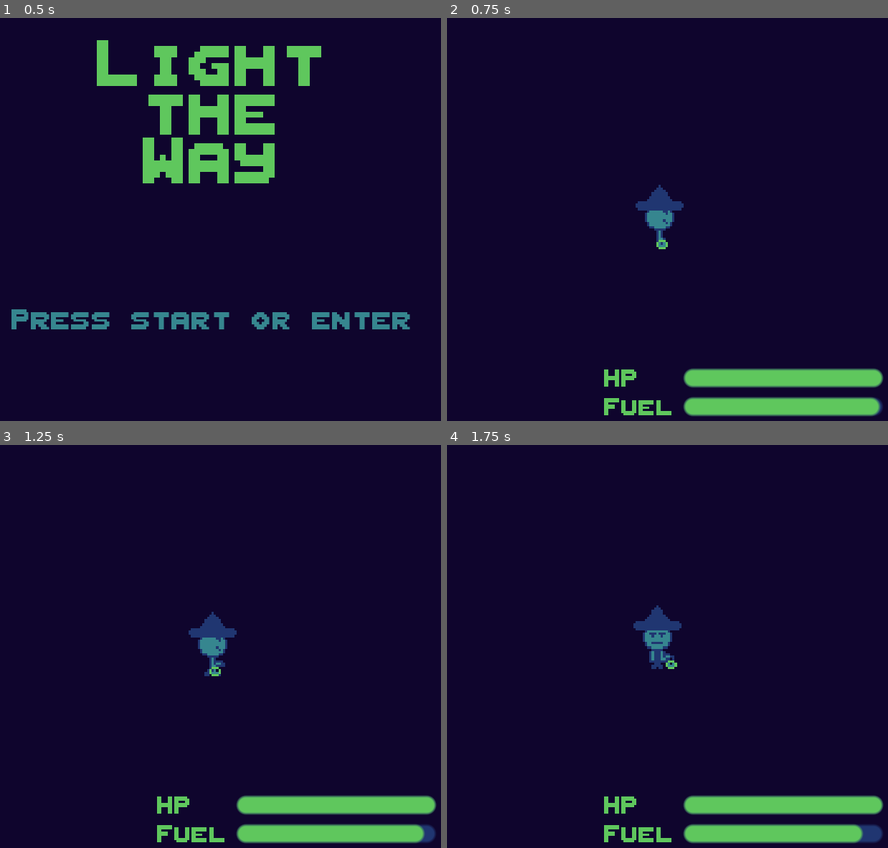
Above: before the commit, frames 1-4 (two rows, left to right).
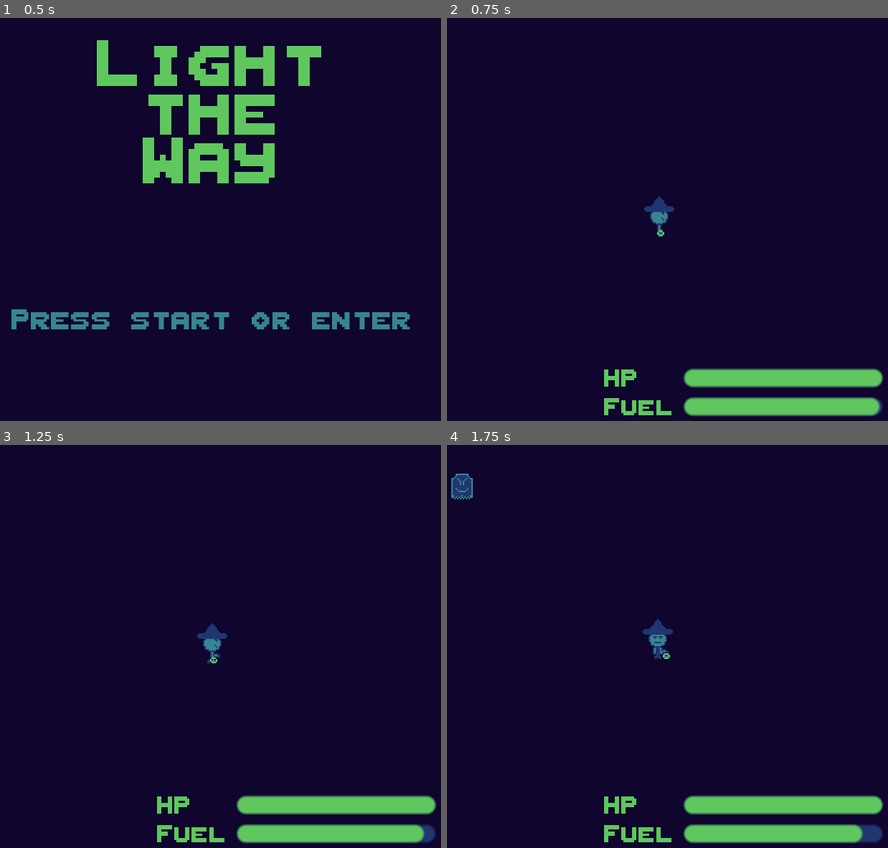
Above: after the commit, the same moments.

Repository: jacobrreed/light-the-way
Game: Godot game, scene res://Scenes/start_menu.tscn
The game is run twice, just before and just after one commit, with the same random seed, the same clock (stepped at 60 frames per second) and the same inputs.
Inputs:
- Up to frame 1 (0.5 s): no input
- Up to frame 2 (0.75 s): tap Enter (ui_accept) at 0.5 s; hold Right (ui_right) from 0.53 s (still down)
- Up to frame 3 (1.25 s): keep holding Right (ui_right); tap Enter (ui_accept) at 0.77 s
- Up to frame 4 (1.75 s): release Right (ui_right) at 1.28 s; hold Down (ui_down) from 1.28 s (still down); tap Enter (ui_accept) at 1.52 s

Frame 1 is identical in both runs. In frame 2, 0.5% of the frame differs, in the area x 42-54%, y 41-58%; in frame 3, 0.6%; in frame 4, 1.0%, in the area x 0-54%, y 7-56%.

Commit message:
Ghosts
Added ghost scene, ghost chases player when player moves, when ghost touches player health is subtracted and ghost dies

Diff:
--- /dev/null
+++ b/Scenes/ghost.tscn
@@ -0,0 +1,122 @@
+[gd_scene load_steps=15 format=3 uid="uid://dbk61jqxr4jg7"]
+
+[ext_resource type="Texture2D" uid="uid://llrsj1nw3k0o" path="res://Assets/Enemies/ghost.png" id="1_3fkga"]
+[ext_resource type="Script" path="res://Scripts/Enemies/ghost.gd" id="1_60oie"]
+[ext_resource type="Texture2D" uid="uid://dt65sbvs00gsc" path="res://Assets/Enemies/ghost_sleep.png" id="2_baywo"]
+
+[sub_resource type="RectangleShape2D" id="RectangleShape2D_fx48s"]
+size = Vector2(15, 18)
+
+[sub_resource type="Animation" id="Animation_1ud0b"]
+length = 0.001
+tracks/0/type = "value"
+tracks/0/imported = false
+tracks/0/enabled = true
+tracks/0/path = NodePath("Walk:frame_coords")
+tracks/0/interp = 1
+tracks/0/loop_wrap = true
+tracks/0/keys = {
+"times": PackedFloat32Array(0),
+"transitions": PackedFloat32Array(1),
+"update": 1,
+"values": [Vector2i(0, 0)]
+}
+tracks/1/type = "value"
+tracks/1/imported = false
+tracks/1/enabled = true
+tracks/1/path = NodePath("Idle:frame_coords")
+tracks/1/interp = 1
+tracks/1/loop_wrap = true
+tracks/1/keys = {
+"times": PackedFloat32Array(0),
+"transitions": PackedFloat32Array(1),
+"update": 1,
+"values": [Vector2i(0, 0)]
+}
+
+[sub_resource type="Animation" id="Animation_vdwcr"]
+resource_name = "ghost_move"
+length = 2.0
+loop_mode = 1
+tracks/0/type = "value"
+tracks/0/imported = false
+tracks/0/enabled = true
+tracks/0/path = NodePath("Walk:frame_coords")
+tracks/0/interp = 1
+tracks/0/loop_wrap = true
+tracks/0/keys = {
+"times": PackedFloat32Array(0, 0.5, 1, 1.5),
+"transitions": PackedFloat32Array(1, 1, 1, 1),
+"update": 1,
+"values": [Vector2i(1, 1), Vector2i(0, 1), Vector2i(1, 0), Vector2i(0, 0)]
+}
+
+[sub_resource type="Animation" id="Animation_e5375"]
+resource_name = "ghost_sleep"
+length = 2.0
+loop_mode = 1
+tracks/0/type = "value"
+tracks/0/imported = false
+tracks/0/enabled = true
+tracks/0/path = NodePath("Idle:frame_coords")
+tracks/0/interp = 1
+tracks/0/loop_wrap = true
+tracks/0/keys = {
+"times": PackedFloat32Array(0, 0.5, 1, 1.5),
+"transitions": PackedFloat32Array(1, 1, 1, 1),
+"update": 1,
+"values": [Vector2i(1, 1), Vector2i(0, 1), Vector2i(1, 0), Vector2i(0, 0)]
+}
+
+[sub_resource type="AnimationLibrary" id="AnimationLibrary_j6lgt"]
+_data = {
+"RESET": SubResource("Animation_1ud0b"),
+"ghost_move": SubResource("Animation_vdwcr"),
+"ghost_sleep": SubResource("Animation_e5375")
+}
+
+[sub_resource type="AnimationNodeAnimation" id="AnimationNodeAnimation_ogfpi"]
+animation = &"ghost_sleep"
+
+[sub_resource type="AnimationNodeAnimation" id="AnimationNodeAnimation_go4l6"]
+animation = &"ghost_move"
+
+[sub_resource type="AnimationNodeStateMachineTransition" id="AnimationNodeStateMachineTransition_e5hi8"]
+advance_mode = 2
+
+[sub_resource type="AnimationNodeStateMachineTransition" id="AnimationNodeStateMachineTransition_2omhs"]
+
+[sub_resource type="AnimationNodeStateMachineTransition" id="AnimationNodeStateMachineTransition_0x5kj"]
+
+[sub_resource type="AnimationNodeStateMachine" id="AnimationNodeStateMachine_pse0x"]
+states/Idle/node = SubResource("AnimationNodeAnimation_ogfpi")
+states/Idle/position = Vector2(437, 100)
+states/Walk/node = SubResource("AnimationNodeAnimation_go4l6")
+states/Walk/position = Vector2(437, 190)
+transitions = ["Start", "Idle", SubResource("AnimationNodeStateMachineTransition_e5hi8"), "Idle", "Walk", SubResource("AnimationNodeStateMachineTransition_2omhs"), "Walk", "Idle", SubResource("AnimationNodeStateMachineTransition_0x5kj")]
+
+[node name="Ghost" type="CharacterBody2D"]
+script = ExtResource("1_60oie")
+
+[node name="Walk" type="Sprite2D" parent="."]
+texture = ExtResource("1_3fkga")
+hframes = 2
+vframes = 2
+
+[node name="Idle" type="Sprite2D" parent="."]
+texture = ExtResource("2_baywo")
+hframes = 2
+vframes = 2
+
+[node name="CollisionShape2D" type="CollisionShape2D" parent="."]
+position = Vector2(-0.5, -2)
+shape = SubResource("RectangleShape2D_fx48s")
+
+[node name="AnimationPlayer" type="AnimationPlayer" parent="."]
+libraries = {
+"": SubResource("AnimationLibrary_j6lgt")
+}
+
+[node name="AnimationTree" type="AnimationTree" parent="."]
+tree_root = SubResource("AnimationNodeStateMachine_pse0x")
+anim_player = NodePath("../AnimationPlayer")
--- a/Scenes/level1.tscn
+++ b/Scenes/level1.tscn
@@ -1,538 +1,8 @@
-[gd_scene load_steps=6 format=3 uid="uid://tsyjdendm2t"]
+[gd_scene load_steps=4 format=3 uid="uid://tsyjdendm2t"]
 
 [ext_resource type="PackedScene" uid="uid://ic2ymai3qi8e" path="res://Scenes/player.tscn" id="1_l2ikr"]
 [ext_resource type="AudioStream" uid="uid://lpdoh1a2tycl" path="res://Audio/Default.wav" id="2_paemw"]
-[ext_resource type="Texture2D" uid="uid://bro4ji4q81jqi" path="res://Assets/Environment/pathway.png" id="3_u6xto"]
-
-[sub_resource type="TileSetAtlasSource" id="TileSetAtlasSource_ernci"]
-texture = ExtResource("3_u6xto")
-0:0/0 = 0
-1:0/0 = 0
-5:0/0 = 0
-6:0/0 = 0
-7:0/0 = 0
-8:0/0 = 0
-9:0/0 = 0
-10:0/0 = 0
-11:0/0 = 0
-12:0/0 = 0
-13:0/0 = 0
-14:0/0 = 0
-18:0/0 = 0
-19:0/0 = 0
-0:1/0 = 0
-1:1/0 = 0
-2:1/0 = 0
-5:1/0 = 0
-6:1/0 = 0
-7:1/0 = 0
-8:1/0 = 0
-9:1/0 = 0
-10:1/0 = 0
-11:1/0 = 0
-12:1/0 = 0
-13:1/0 = 0
-14:1/0 = 0
-17:1/0 = 0
-18:1/0 = 0
-19:1/0 = 0
-0:2/0 = 0
-1:2/0 = 0
-2:2/0 = 0
-5:2/0 = 0
-6:2/0 = 0
-7:2/0 = 0
-8:2/0 = 0
-9:2/0 = 0
-10:2/0 = 0
-11:2/0 = 0
-12:2/0 = 0
-13:2/0 = 0
-14:2/0 = 0
-17:2/0 = 0
-18:2/0 = 0
-19:2/0 = 0
-0:3/0 = 0
-1:3/0 = 0
-2:3/0 = 0
-5:3/0 = 0
-6:3/0 = 0
-7:3/0 = 0
-8:3/0 = 0
-9:3/0 = 0
-10:3/0 = 0
-11:3/0 = 0
-12:3/0 = 0
-13:3/0 = 0
-14:3/0 = 0
-17:3/0 = 0
-18:3/0 = 0
-19:3/0 = 0
-0:4/0 = 0
-1:4/0 = 0
-2:4/0 = 0
-5:4/0 = 0
-6:4/0 = 0
-7:4/0 = 0
-8:4/0 = 0
-9:4/0 = 0
-10:4/0 = 0
-11:4/0 = 0
-12:4/0 = 0
-13:4/0 = 0
-14:4/0 = 0
-17:4/0 = 0
-18:4/0 = 0
-19:4/0 = 0
-1:7/0 = 0
-2:7/0 = 0
-3:7/0 = 0
-4:7/0 = 0
-5:7/0 = 0
-8:7/0 = 0
-9:7/0 = 0
-10:7/0 = 0
-11:7/0 = 0
-14:7/0 = 0
-15:7/0 = 0
-16:7/0 = 0
-17:7/0 = 0
-18:7/0 = 0
-0:8/0 = 0
-1:8/0 = 0
-2:8/0 = 0
-3:8/0 = 0
-4:8/0 = 0
-5:8/0 = 0
-6:8/0 = 0
-7:8/0 = 0
-8:8/0 = 0
-9:8/0 = 0
-10:8/0 = 0
-11:8/0 = 0
-12:8/0 = 0
-13:8/0 = 0
-14:8/0 = 0
-15:8/0 = 0
-16:8/0 = 0
-17:8/0 = 0
-18:8/0 = 0
-19:8/0 = 0
-0:9/0 = 0
-1:9/0 = 0
-2:9/0 = 0
-3:9/0 = 0
-4:9/0 = 0
-5:9/0 = 0
-6:9/0 = 0
-7:9/0 = 0
-8:9/0 = 0
-9:9/0 = 0
-10:9/0 = 0
-11:9/0 = 0
-12:9/0 = 0
-13:9/0 = 0
-14:9/0 = 0
-15:9/0 = 0
-16:9/0 = 0
-17:9/0 = 0
-18:9/0 = 0
-19:9/0 = 0
-0:10/0 = 0
-1:10/0 = 0
-2:10/0 = 0
-3:10/0 = 0
-4:10/0 = 0
-5:10/0 = 0
-6:10/0 = 0
-7:10/0 = 0
-8:10/0 = 0
-9:10/0 = 0
-10:10/0 = 0
-11:10/0 = 0
-12:10/0 = 0
-13:10/0 = 0
-14:10/0 = 0
-15:10/0 = 0
-16:10/0 = 0
-17:10/0 = 0
-18:10/0 = 0
-19:10/0 = 0
-0:11/0 = 0
-1:11/0 = 0
-2:11/0 = 0
-3:11/0 = 0
-4:11/0 = 0
-5:11/0 = 0
-6:11/0 = 0
-7:11/0 = 0
-8:11/0 = 0
-9:11/0 = 0
-10:11/0 = 0
-11:11/0 = 0
-12:11/0 = 0
-13:11/0 = 0
-14:11/0 = 0
-15:11/0 = 0
-16:11/0 = 0
-17:11/0 = 0
-18:11/0 = 0
-19:11/0 = 0
-1:12/0 = 0
-2:12/0 = 0
-3:12/0 = 0
-4:12/0 = 0
-5:12/0 = 0
-8:12/0 = 0
-9:12/0 = 0
-10:12/0 = 0
-11:12/0 = 0
-14:12/0 = 0
-15:12/0 = 0
-16:12/0 = 0
-17:12/0 = 0
-18:12/0 = 0
-0:15/0 = 0
-1:15/0 = 0
-2:15/0 = 0
-5:15/0 = 0
-6:15/0 = 0
-7:15/0 = 0
-8:15/0 = 0
-9:15/0 = 0
-10:15/0 = 0
-11:15/0 = 0
-12:15/0 = 0
-13:15/0 = 0
-14:15/0 = 0
-17:15/0 = 0
-18:15/0 = 0
-19:15/0 = 0
-0:16/0 = 0
-1:16/0 = 0
-2:16/0 = 0
-5:16/0 = 0
-6:16/0 = 0
-7:16/0 = 0
-8:16/0 = 0
-9:16/0 = 0
-10:16/0 = 0
-11:16/0 = 0
-12:16/0 = 0
-13:16/0 = 0
-14:16/0 = 0
-17:16/0 = 0
-18:16/0 = 0
-19:16/0 = 0
-0:17/0 = 0
-1:17/0 = 0
-5:17/0 = 0
-6:17/0 = 0
-7:17/0 = 0
-8:17/0 = 0
-9:17/0 = 0
-10:17/0 = 0
-11:17/0 = 0
-12:17/0 = 0
-13:17/0 = 0
-14:17/0 = 0
-18:17/0 = 0
-19:17/0 = 0
-0:18/0 = 0
-1:18/0 = 0
-2:18/0 = 0
-5:18/0 = 0
-6:18/0 = 0
-7:18/0 = 0
-8:18/0 = 0
-9:18/0 = 0
-10:18/0 = 0
-11:18/0 = 0
-12:18/0 = 0
-13:18/0 = 0
-14:18/0 = 0
-17:18/0 = 0
-18:18/0 = 0
-19:18/0 = 0
-0:19/0 = 0
-1:19/0 = 0
-5:19/0 = 0
-6:19/0 = 0
-7:19/0 = 0
-8:19/0 = 0
-9:19/0 = 0
-10:19/0 = 0
-11:19/0 = 0
-12:19/0 = 0
-13:19/0 = 0
-14:19/0 = 0
-18:19/0 = 0
-19:19/0 = 0
-0:20/0 = 0
-1:20/0 = 0
-2:20/0 = 0
-3:20/0 = 0
-4:20/0 = 0
-8:20/0 = 0
-9:20/0 = 0
-10:20/0 = 0
-11:20/0 = 0
-15:20/0 = 0
-16:20/0 = 0
-17:20/0 = 0
-18:20/0 = 0
-19:20/0 = 0
-0:21/0 = 0
-1:21/0 = 0
-2:21/0 = 0
-3:21/0 = 0
-4:21/0 = 0
-7:21/0 = 0
-8:21/0 = 0
-9:21/0 = 0
-10:21/0 = 0
-11:21/0 = 0
-12:21/0 = 0
-15:21/0 = 0
-16:21/0 = 0
-17:21/0 = 0
-18:21/0 = 0
-19:21/0 = 0
-1:22/0 = 0
-2:22/0 = 0
-3:22/0 = 0
-4:22/0 = 0
-7:22/0 = 0
-8:22/0 = 0
-9:22/0 = 0
-10:22/0 = 0
-11:22/0 = 0
-12:22/0 = 0
-15:22/0 = 0
-16:22/0 = 0
-18:22/0 = 0
-7:23/0 = 0
-8:23/0 = 0
-9:23/0 = 0
-10:23/0 = 0
-11:23/0 = 0
-12:23/0 = 0
-7:24/0 = 0
-8:24/0 = 0
-9:24/0 = 0
-10:24/0 = 0
-11:24/0 = 0
-12:24/0 = 0
-0:25/0 = 0
-1:25/0 = 0
-2:25/0 = 0
-3:25/0 = 0
-4:25/0 = 0
-7:25/0 = 0
-8:25/0 = 0
-9:25/0 = 0
-10:25/0 = 0
-11:25/0 = 0
-12:25/0 = 0
-15:25/0 = 0
-16:25/0 = 0
-17:25/0 = 0
-18:25/0 = 0
-19:25/0 = 0
-0:26/0 = 0
-1:26/0 = 0
-2:26/0 = 0
-3:26/0 = 0
-4:26/0 = 0
-8:26/0 = 0
-9:26/0 = 0
-10:26/0 = 0
-11:26/0 = 0
-15:26/0 = 0
-16:26/0 = 0
-17:26/0 = 0
-18:26/0 = 0
-19:26/0 = 0
-0:27/0 = 0
-1:27/0 = 0
-2:27/0 = 0
-3:27/0 = 0
-4:27/0 = 0
-8:27/0 = 0
-9:27/0 = 0
-10:27/0 = 0
-11:27/0 = 0
-15:27/0 = 0
-16:27/0 = 0
-17:27/0 = 0
-18:27/0 = 0
-19:27/0 = 0
-0:28/0 = 0
-1:28/0 = 0
-2:28/0 = 0
-3:28/0 = 0
-4:28/0 = 0
-7:28/0 = 0
-8:28/0 = 0
-9:28/0 = 0
-10:28/0 = 0
-11:28/0 = 0
-12:28/0 = 0
-15:28/0 = 0
-16:28/0 = 0
-17:28/0 = 0
-18:28/0 = 0
-19:28/0 = 0
-0:29/0 = 0
-1:29/0 = 0
-2:29/0 = 0
-3:29/0 = 0
-4:29/0 = 0
-7:29/0 = 0
-8:29/0 = 0
-9:29/0 = 0
-10:29/0 = 0
-11:29/0 = 0
-12:29/0 = 0
-15:29/0 = 0
-16:29/0 = 0
-17:29/0 = 0
-18:29/0 = 0
-19:29/0 = 0
-0:30/0 = 0
-1:30/0 = 0
-2:30/0 = 0
-3:30/0 = 0
-4:30/0 = 0
-7:30/0 = 0
-8:30/0 = 0
-9:30/0 = 0
-10:30/0 = 0
-11:30/0 = 0
-12:30/0 = 0
-15:30/0 = 0
-16:30/0 = 0
-17:30/0 = 0
-18:30/0 = 0
-19:30/0 = 0
-0:31/0 = 0
-1:31/0 = 0
-2:31/0 = 0
-3:31/0 = 0
-4:31/0 = 0
-7:31/0 = 0
-8:31/0 = 0
-9:31/0 = 0
-10:31/0 = 0
-11:31/0 = 0
-12:31/0 = 0
-15:31/0 = 0
-16:31/0 = 0
-17:31/0 = 0
-18:31/0 = 0
-19:31/0 = 0
-0:32/0 = 0
-1:32/0 = 0
-2:32/0 = 0
-3:32/0 = 0
-4:32/0 = 0
-8:32/0 = 0
-9:32/0 = 0
-10:32/0 = 0
-11:32/0 = 0
-15:32/0 = 0
-16:32/0 = 0
-17:32/0 = 0
-18:32/0 = 0
-19:32/0 = 0
-0:33/0 = 0
-1:33/0 = 0
-2:33/0 = 0
-3:33/0 = 0
-4:33/0 = 0
-8:33/0 = 0
-9:33/0 = 0
-10:33/0 = 0
-11:33/0 = 0
-15:33/0 = 0
-16:33/0 = 0
-17:33/0 = 0
-18:33/0 = 0
-19:33/0 = 0
-0:34/0 = 0
-1:34/0 = 0
-2:34/0 = 0
-3:34/0 = 0
-4:34/0 = 0
-7:34/0 = 0
-8:34/0 = 0
-9:34/0 = 0
-10:34/0 = 0
-11:34/0 = 0
-12:34/0 = 0
-15:34/0 = 0
-16:34/0 = 0
-17:34/0 = 0
-18:34/0 = 0
-19:34/0 = 0
-7:35/0 = 0
-8:35/0 = 0
-9:35/0 = 0
-10:35/0 = 0
-11:35/0 = 0
-12:35/0 = 0
-7:36/0 = 0
-8:36/0 = 0
-9:36/0 = 0
-10:36/0 = 0
-11:36/0 = 0
-12:36/0 = 0
-1:37/0 = 0
-2:37/0 = 0
-3:37/0 = 0
-4:37/0 = 0
-7:37/0 = 0
-8:37/0 = 0
-9:37/0 = 0
-10:37/0 = 0
-11:37/0 = 0
-12:37/0 = 0
-15:37/0 = 0
-16:37/0 = 0
-18:37/0 = 0
-0:38/0 = 0
-1:38/0 = 0
-2:38/0 = 0
-3:38/0 = 0
-4:38/0 = 0
-7:38/0 = 0
-8:38/0 = 0
-9:38/0 = 0
-10:38/0 = 0
-11:38/0 = 0
-12:38/0 = 0
-15:38/0 = 0
-16:38/0 = 0
-17:38/0 = 0
-18:38/0 = 0
-19:38/0 = 0
-0:39/0 = 0
-1:39/0 = 0
-2:39/0 = 0
-3:39/0 = 0
-4:39/0 = 0
-8:39/0 = 0
-9:39/0 = 0
-10:39/0 = 0
-11:39/0 = 0
-15:39/0 = 0
-16:39/0 = 0
-17:39/0 = 0
-18:39/0 = 0
-19:39/0 = 0
-
-[sub_resource type="TileSet" id="TileSet_eh1ip"]
-sources/0 = SubResource("TileSetAtlasSource_ernci")
+[ext_resource type="PackedScene" uid="uid://dbk61jqxr4jg7" path="res://Scenes/ghost.tscn" id="3_dhqbt"]
 
 [node name="Main" type="Node2D"]
 
@@ -542,18 +12,6 @@
 stream = ExtResource("2_paemw")
 autoplay = true
 
-[node name="TileMap" type="TileMap" parent="."]
-tile_set = SubResource("TileSet_eh1ip")
-rendering_quadrant_size = 32
-format = 2
-layer_0/name = "Ground"
-layer_0/y_sort_enabled = true
-layer_1/name = "AboveGround"
-layer_1/y_sort_enabled = true
-layer_1/z_index = 1
-layer_2/name = "Layer3"
-layer_2/y_sort_enabled = true
-layer_2/z_index = 90
-layer_3/name = "NoPass"
-layer_3/y_sort_enabled = true
-layer_3/z_index = 99
+[node name="Ghost" parent="." node_paths=PackedStringArray("chase_target") instance=ExtResource("3_dhqbt")]
+position = Vector2(-276, -53)
+chase_target = NodePath("../Player")
--- a/Scenes/player.tscn
+++ b/Scenes/player.tscn
@@ -1,13 +1,13 @@
 [gd_scene load_steps=30 format=3 uid="uid://ic2ymai3qi8e"]
 
 [ext_resource type="Script" path="res://Scripts/Player/player.gd" id="1_8ycab"]
-[ext_resource type="Texture2D" uid="uid://b3yf2123ssdc7" path="res://Assets/player.png" id="2_yphik"]
+[ext_resource type="Texture2D" uid="uid://b3yf2123ssdc7" path="res://Assets/Player/player.png" id="2_yphik"]
 [ext_resource type="PackedScene" uid="uid://b7nes8eiieo3p" path="res://Scenes/ui.tscn" id="3_k7kub"]
 [ext_resource type="Script" path="res://Scripts/Player/ui.gd" id="4_81uju"]
 
 [sub_resource type="CapsuleShape2D" id="CapsuleShape2D_23se7"]
-radius = 102.0
-height = 304.0
+radius = 8.0
+height = 26.0
 
 [sub_resource type="Animation" id="Animation_pyv0w"]
 length = 0.001
@@ -243,7 +243,6 @@
 vframes = 6
 
 [node name="Collider" type="CollisionShape2D" parent="."]
-position = Vector2(-5, 1)
 shape = SubResource("CapsuleShape2D_23se7")
 
 [node name="AnimationPlayer" type="AnimationPlayer" parent="."]
@@ -258,7 +257,7 @@
 parameters/Walk/blend_position = Vector2(-0.198268, -0.111111)
 
 [node name="Camera2D" type="Camera2D" parent="."]
-zoom = Vector2(0.08, 0.08)
+zoom = Vector2(0.5, 0.5)
 
 [node name="UI" parent="." instance=ExtResource("3_k7kub")]
 script = ExtResource("4_81uju")
--- /dev/null
+++ b/Scripts/Enemies/ghost.gd
@@ -0,0 +1,24 @@
+extends CharacterBody2D
+class_name Ghost
+
+@onready var animation_tree: AnimationTree = $AnimationTree
+@export var chase_target: Player
+@export var move_speed: float = 315.0;
+@onready var walk: Sprite2D = $Walk
+@onready var idle: Sprite2D = $Idle
+
+
+func _physics_process(_delta):
+	velocity = Vector2.ZERO
+	animation_tree.get("parameters/playback").travel("Idle")
+	walk.hide()
+	idle.show()
+
+
+	if (chase_target && chase_target.velocity != Vector2.ZERO):
+		velocity = position.direction_to(chase_target.position) * move_speed
+		animation_tree.get("parameters/playback").travel("Walk")
+		idle.hide()
+		walk.show()
+
+	move_and_slide()
--- a/Scripts/Player/player.gd
+++ b/Scripts/Player/player.gd
@@ -1,4 +1,5 @@
 extends CharacterBody2D
+class_name Player
 
 @export var move_speed: float = 300.0;
 
@@ -10,8 +11,9 @@
 @export var healthWithNoFuelDecayRate: float = 4;
 signal fuelChanged(currentFuel: float);
 signal healthChanged(currentHealth: float);
+@export var healthReductionOnHit: float = 10;
 
-func _physics_process(_delta):
+func _physics_process(delta):
 	var input_direction = Vector2(Input.get_action_strength("ui_right") - Input.get_action_strength("ui_left"), Input.get_action_strength("ui_down") - Input.get_action_strength("ui_up"))
 
   # No diagonal movement
@@ -36,14 +38,25 @@
 		$AnimationTree.set("parameters/Walk/blend_position", velocity)
 		velocity = input_direction * move_speed
 		move_and_slide()
+		# Get collisions
+		for i in get_slide_collision_count():
+			var collision = get_slide_collision(i)
+			var collider = collision.get_collider()
+			var enemy: Ghost = collider as Ghost
+			if enemy:
+				reduce_health(healthReductionOnHit)
+				enemy.queue_free()
 
 func _process(delta: float) -> void:
 	if (floor(currentFuel) <= 0):
-		var newHealth: float = currentHealth - healthWithNoFuelDecayRate * delta
-		if (floor(newHealth) > 0):
-			currentHealth = newHealth
-			healthChanged.emit(currentHealth)
-		else:
-			currentHealth = 0
-			healthChanged.emit(currentHealth)
-			print("DEAD")
+		reduce_health(healthWithNoFuelDecayRate * delta)
+
+func reduce_health(health: float) -> void:
+	var newHealth: float = currentHealth - health
+	if (floor(newHealth) > 0):
+		currentHealth = newHealth
+		healthChanged.emit(currentHealth)
+	else:
+		currentHealth = 0
+		healthChanged.emit(currentHealth)
+		print("DEAD")
--- a/project.godot
+++ b/project.godot
@@ -7,6 +7,10 @@
 ;   param=value ; assign values to parameters
 
 config_version=5
+
+[animation]
+
+warnings/check_invalid_track_paths=false
 
 [application]
 
Binary file changed: Assets/Enemies/ghost.png
Binary file changed: Assets/Enemies/ghost_sleep.png
Binary file added: Assets/Player/player.png
Not shown, changed: Assets/Player/player.png.import
Binary file removed: Assets/player.png
